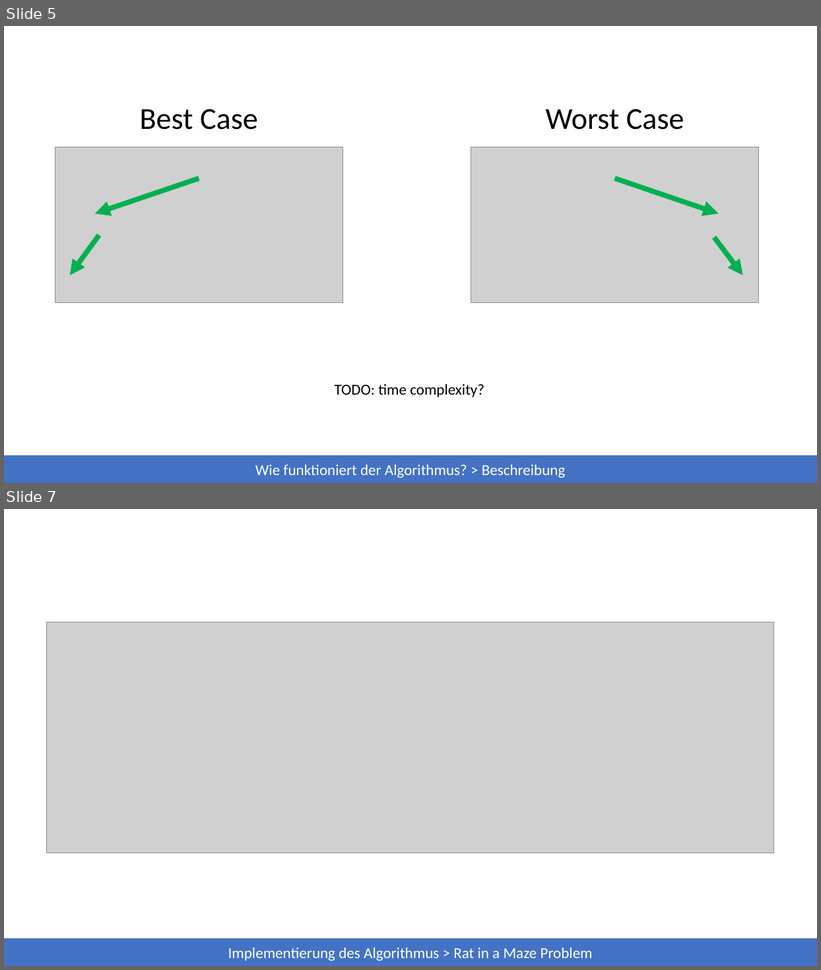
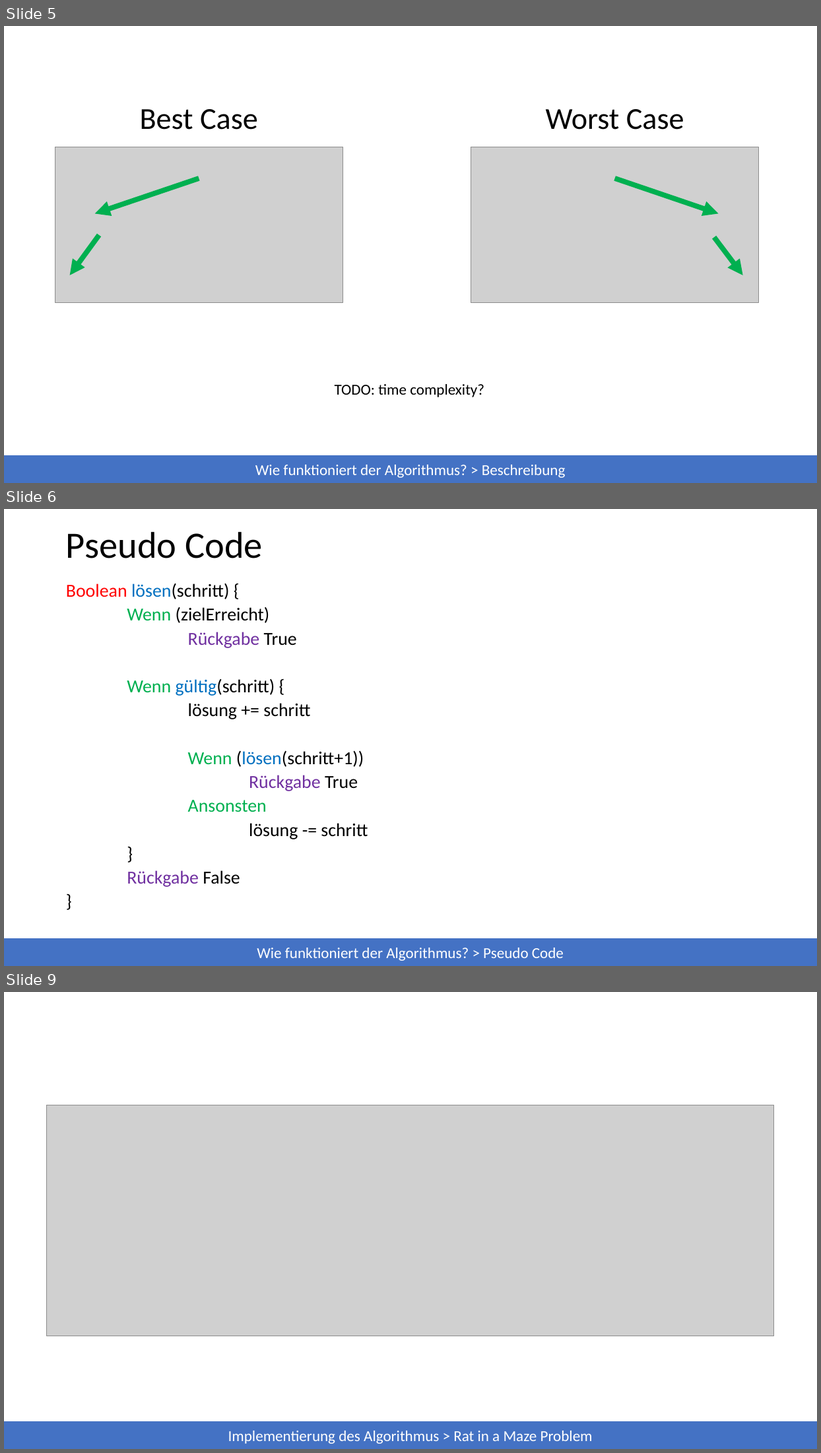
Before and after one commit to 7rebux/backtracking, a slide deck: _presentation/main.pptx. Shown one above the other, each under a label of ours: slides 5 and 7 before the commit, slides 5, 6 and 9 after it; the slides between them are not shown. The pictures are 821x970 and 821x1453 pixels, drawn with LibreOffice and Linux fonts; fonts in the diff are those of the drawing; grey boxes stand for pictures. Boxes give left, top, right and bottom in pixels: in the first picture for what was removed or moved away, otherwise in the second. Text is boxed around its words. In the diff, an @@ line names an element or a change of style, - is before the commit and + after.

```diff
--- a/_presentation/main.pptx
+++ b/_presentation/main.pptx
@@ slide 6 added at (x1=4, y1=509, x2=817, y2=966), background #FFFFFF @@
@@ title added at (x1=66, y1=531, x2=263, y2=559), 44 pt, text #000000 @@
+Pseudo Code
@@ text added at (x1=66, y1=583, x2=368, y2=887), 21.7 pt, text #000000 @@
+Boolean lösen(schritt) {
+Wenn (zielErreicht)
+Rückgabe True
+Wenn gültig(schritt) {
+lösung += schritt
+Wenn (lösen(schritt+1))
+Rückgabe True
+Ansonsten
+lösung -= schritt
+}
+Rückgabe False
+}
@@ rectangle added at (x1=4, y1=939, x2=817, y2=966), fill #4472C4, 18 pt, text #FFFFFF @@
+Wie funktioniert der Algorithmus? > Pseudo Code
@@ what was slide 7 is now slide 9 @@
```
Also in this commit, not shown: 2 slides changed, 3 other slides added.
